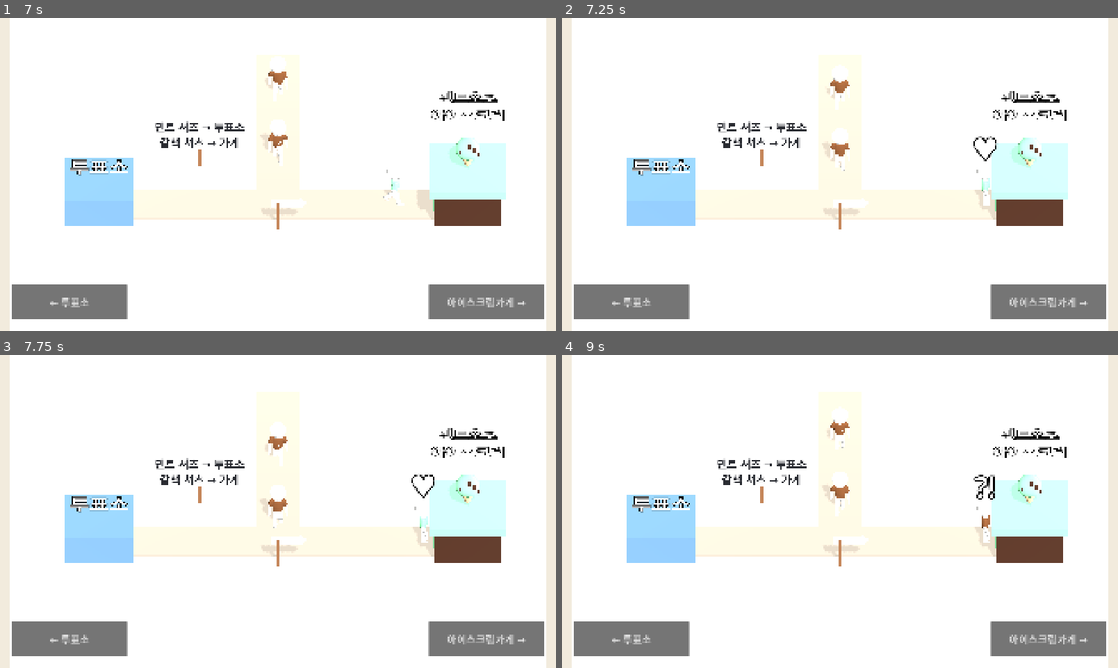
Above: before the commit, frames 1-4 (two rows, left to right).
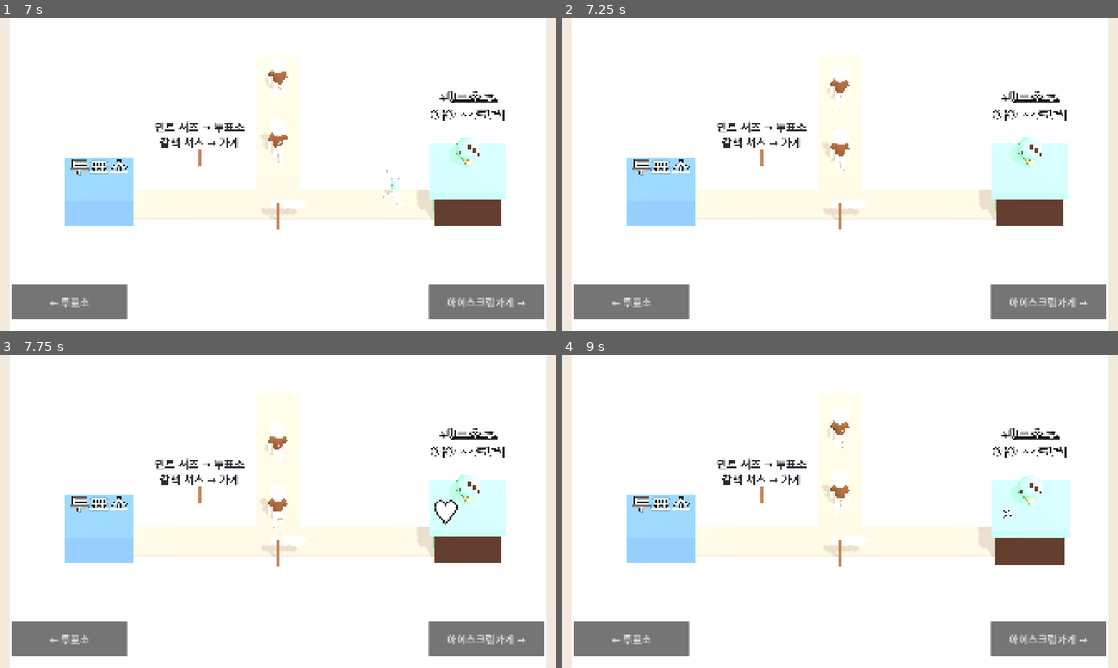
Above: after the commit, the same moments.

Repository: hahaha13791/mincho-game
Game: Godot game, scene res://minigames/mad_rat/mad_rat.tscn
Same seed, same stepped clock (60 frames per second), same inputs: the game is played once before the commit and once after it. This scene is started directly instead of the project's main scene.
Inputs (mouse positions are in pixels of both pictures, inside the frame that each line leads up to):
- Up to frame 1 (7 s): click "시작" at 0.5 s; click "← 투표소" at 1.25 s; click "아이스크림가게 →" at 2 s; click "← 투표소" at 2.75 s; click "아이스크림가게 →" at 3.5 s; click "← 투표소" at 4.25 s; click "아이스크림가게 →" at 5 s; tap Enter at 5.75 s; move the mouse to (400, 158) at 5.77 s; click (400, 158) at 5.92 s; move the mouse to (166, 190) at 6.52 s; click (166, 190) at 6.67 s
- Up to frame 2 (7.25 s): no input
- Up to frame 3 (7.75 s): move the mouse to (333, 442) at 7.27 s; click (333, 442) at 7.42 s
- Up to frame 4 (9 s): move the mouse to (812, 574) at 8.02 s; click (812, 574) at 8.17 s; move the mouse to (1006, 558) at 8.77 s; click (1006, 558) at 8.92 s

Frame 1 is identical in both runs. In frame 2, 0.2% of the frame differs, in the area x 74-79%, y 37-60%; in frame 3, 0.4%; in frame 4, 0.6%, in the area x 74-92%, y 38-68%.

Commit message:
feat(minigames/mad_rat): 마지막 두 웨이브 가속·인원 증가, 가게 반응은 주민이 들어간 뒤에
- 웨이브 6~7: 속도 5.4·6.0, 간격 0.8·0.7초, 8·9명
- 가게로 간 주민은 먼저 사라지고, 가게가 들썩이며 문 위에 반응이 뜬다

Co-Authored-By: Claude Opus 5.5 <noreply@anthropic.com>

Diff:
--- a/minigames/mad_rat/mad_rat.gd
+++ b/minigames/mad_rat/mad_rat.gd
@@ -36,6 +36,7 @@
 var _sign_dir: MadRatRules.Dir = MadRatRules.Dir.LEFT
 var _sign_arrow: Node3D
 var _sign_tween: Tween
+var _shop: Node3D
 
 @onready var _camera: Camera3D = $Camera3D
 @onready var _villagers: Node3D = $Villagers
@@ -132,12 +133,30 @@
 	v.rotation.y = atan2(dest.x - v.position.x, dest.z - v.position.z) # 주민 앞은 +z
 	var t: Tween = create_tween()
 	t.tween_property(v, "position", dest, 0.6)
-	if dir == MadRatRules.Dir.RIGHT: # 가게 앞: 반민초는 기겁, 민초는 홀딱 반해 투표를 잊는다. 그리고 가게에 빨려 들어간다
-		t.tween_callback(v.exclaim.bind("♥" if v.is_mincho else "?!"))
-		t.tween_interval(SHOP_WAIT)
+	if dir == MadRatRules.Dir.RIGHT: # 가게에 빨려 들어간 뒤 안에서 반응: 반민초는 기겁, 민초는 홀딱 반해 투표를 잊는다
 		t.tween_property(v, "position", dest + Vector3(2.0, 0.0, 0.0), 0.25).set_ease(Tween.EASE_IN)
 		t.parallel().tween_property(v, "scale", Vector3.ZERO, 0.25).set_ease(Tween.EASE_IN)
+		t.tween_callback(_shop_react.bind(v.is_mincho))
 	t.tween_callback(v.queue_free)
+
+
+# 가게가 들썩이고 문 위에 반응이 뜬다
+func _shop_react(mincho: bool) -> void:
+	var label: Label3D = Label3D.new()
+	label.text = "♥" if mincho else "?!"
+	label.font_size = 128
+	label.pixel_size = 0.01
+	label.outline_size = 24
+	label.billboard = BaseMaterial3D.BILLBOARD_ENABLED
+	label.position = _shop.position + Vector3(-1.0, 2.8, 1.2)
+	_villagers.add_child(label) # Villagers 밑에 두어야 반응이 끝난 뒤에 웨이브가 넘어간다
+	label.scale = Vector3.ZERO
+	var t: Tween = create_tween()
+	t.tween_property(label, "scale", Vector3.ONE, 0.15).set_trans(Tween.TRANS_BACK).set_ease(Tween.EASE_OUT)
+	t.parallel().tween_property(_shop, "scale", Vector3(1.12, 0.88, 1.12), 0.08)
+	t.chain().tween_property(_shop, "scale", Vector3.ONE, 0.2).set_trans(Tween.TRANS_BACK).set_ease(Tween.EASE_OUT)
+	t.tween_interval(SHOP_WAIT)
+	t.tween_callback(label.queue_free)
 
 
 func _finish() -> void:
@@ -212,15 +231,18 @@
 
 	# 민트초코 아이스크림가게: 초코 벽, 민트 지붕, 지붕 위 큰 콘
 	var shop_x: float = EXIT_X + 2.0 # 지붕이 가게 앞에 멈춘 주민을 가리지 않게 길 끝에서 띄운다
+	_shop = Node3D.new() # 가게 전체. 손님이 들어가면 들썩인다
+	_shop.position = Vector3(shop_x, 0.0, JUNCTION_Z)
+	add_child(_shop)
 	var walls: MeshInstance3D = _box(Vector3(3.0, 1.8, 3.0), PALETTE.chocolate)
-	walls.position = Vector3(shop_x, 0.9, JUNCTION_Z)
-	add_child(walls)
+	walls.position = Vector3(0.0, 0.9, 0.0)
+	_shop.add_child(walls)
 	var roof: MeshInstance3D = _box(Vector3(3.4, 0.4, 3.4), PALETTE.mincho)
-	roof.position = Vector3(shop_x, 2.0, JUNCTION_Z)
-	add_child(roof)
+	roof.position = Vector3(0.0, 2.0, 0.0)
+	_shop.add_child(roof)
 	var door: MeshInstance3D = _box(Vector3(0.05, 1.2, 1.0), PALETTE.mincho.darkened(0.3)) # 길 쪽(왼쪽) 벽의 문
-	door.position = Vector3(shop_x - 1.52, 0.6, JUNCTION_Z)
-	add_child(door)
+	door.position = Vector3(-1.52, 0.6, 0.0)
+	_shop.add_child(door)
 	var cone: MeshInstance3D = MeshInstance3D.new()
 	var cone_mesh: CylinderMesh = CylinderMesh.new()
 	cone_mesh.top_radius = 0.45
@@ -230,8 +252,8 @@
 	cone_mat.albedo_color = PALETTE.cardboard
 	cone_mesh.material = cone_mat
 	cone.mesh = cone_mesh
-	cone.position = Vector3(shop_x, 2.7, JUNCTION_Z)
-	add_child(cone)
+	cone.position = Vector3(0.0, 2.7, 0.0)
+	_shop.add_child(cone)
 	var scoop: MeshInstance3D = MeshInstance3D.new()
 	var scoop_mesh: SphereMesh = SphereMesh.new()
 	scoop_mesh.radius = 0.55
@@ -240,12 +262,12 @@
 	scoop_mat.albedo_color = PALETTE.mincho
 	scoop_mesh.material = scoop_mat
 	scoop.mesh = scoop_mesh
-	scoop.position = Vector3(shop_x, 3.35, JUNCTION_Z)
-	add_child(scoop)
+	scoop.position = Vector3(0.0, 3.35, 0.0)
+	_shop.add_child(scoop)
 	for chip in [Vector3(0.3, 0.25, 0.4), Vector3(-0.35, 0.1, 0.38), Vector3(0.05, 0.42, 0.35), Vector3(0.45, -0.05, 0.25)]:
 		var c: MeshInstance3D = _box(Vector3(0.14, 0.14, 0.14), PALETTE.chocolate)
 		c.position = scoop.position + chip
-		add_child(c)
+		_shop.add_child(c)
 	var shop_label: Label3D = Label3D.new()
 	shop_label.text = "민트초코\n아이스크림"
 	shop_label.font_size = 72
--- a/minigames/mad_rat/mad_rat_config.gd
+++ b/minigames/mad_rat/mad_rat_config.gd
@@ -3,11 +3,12 @@
 ## 미친 쥐 수치. 플레이 테스트로 여기서만 조정한다. 웨이브 배열은 길이를 맞춘다(웨이브 수 = wave_counts 길이)
 
 ## 웨이브 1~4는 규칙 표지판이 하나씩 꽂히고, 5부터는 새 규칙 없이 4개 규칙을 다 섞어 익숙해지게 한다
-@export var wave_counts: Array[int] = [5, 6, 7, 8, 6, 6, 6] ## 웨이브마다 주민 수
-@export var wave_speed: Array[float] = [2.6, 3.3, 4.0, 4.6, 4.6, 4.6, 4.6] ## 웨이브마다 걷는 속도
-@export var wave_gap: Array[float] = [1.6, 1.35, 1.1, 0.95, 0.95, 0.95, 0.95] ## 웨이브마다 다음 주민이 나오는 간격(초)
+## 웨이브 5는 웨이브 4와 같은 속도로 익히고, 6~7은 빨라지고 사람도 늘어난다
+@export var wave_counts: Array[int] = [5, 6, 7, 8, 6, 8, 9] ## 웨이브마다 주민 수
+@export var wave_speed: Array[float] = [2.6, 3.3, 4.0, 4.6, 4.6, 5.4, 6.0] ## 웨이브마다 걷는 속도
+@export var wave_gap: Array[float] = [1.6, 1.35, 1.1, 0.95, 0.95, 0.8, 0.7] ## 웨이브마다 다음 주민이 나오는 간격(초)
 @export var wave_pause: float = 2.5 ## 새 규칙 표지판이 꽂힌 뒤 첫 주민이 나오기까지(초)
 @export var mincho_ratio: float = 0.5 ## 민초 주민 비율
 @export var twist_ratio: float = 0.6 ## 웨이브 2부터 변칙(모자·코트·선글라스)이 붙는 주민 비율
 @export var perfect_wrong: int = 0 ## 틀린 수가 이 이하면 완전범죄
-@export var success_wrong: int = 8 ## 틀린 수가 이 이하면 미션성공, 넘으면 적발 (주민 44명 기준)
+@export var success_wrong: int = 8 ## 틀린 수가 이 이하면 미션성공, 넘으면 적발 (주민 49명 기준)
--- a/minigames/mad_rat/villager.gd
+++ b/minigames/mad_rat/villager.gd
@@ -32,18 +32,3 @@
 			outfit["Shirt"] = other
 			outfit["Sunglasses"] = PALETTE.sunglasses
 	FigureLook.dress(_figure, outfit)
-
-
-## 걸음을 멈추고 머리 위에 짧은 반응(예: "?!")을 띄운다
-func exclaim(text: String) -> void:
-	FigureLook.play(_figure, "idle")
-	var label: Label3D = Label3D.new()
-	label.text = text
-	label.font_size = 128
-	label.pixel_size = 0.01
-	label.outline_size = 24
-	label.billboard = BaseMaterial3D.BILLBOARD_ENABLED
-	label.position.y = 3.3
-	add_child(label)
-	label.scale = Vector3.ZERO
-	create_tween().tween_property(label, "scale", Vector3.ONE, 0.15).set_trans(Tween.TRANS_BACK).set_ease(Tween.EASE_OUT)
Not shown, changed: .claude/CLAUDE.md
Not shown, changed: docs/todo/progress.md
Not shown, changed: docs/기획서.md
